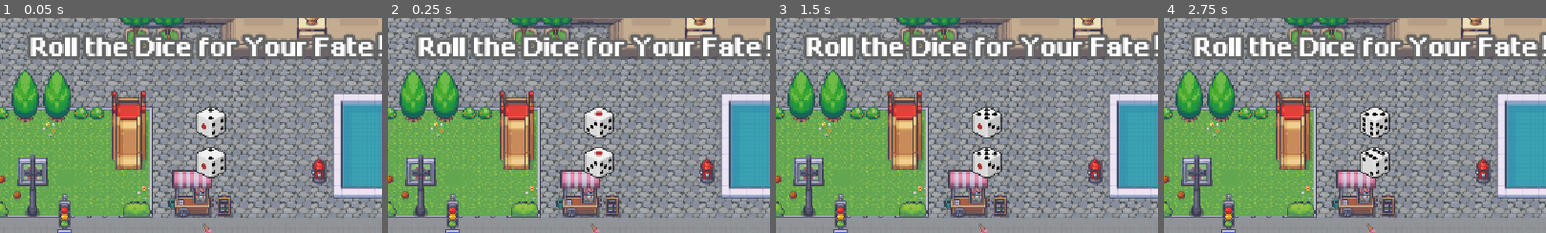
Above: before the commit, frames 1-4 (left to right).
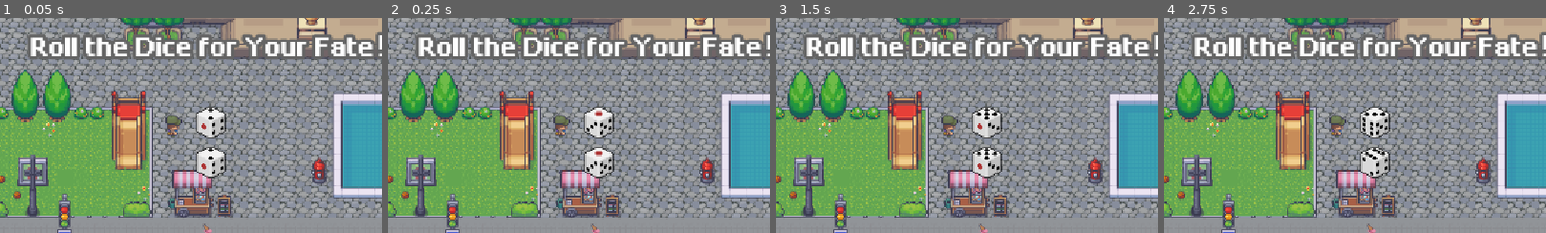
Above: after the commit, the same moments.

Repository: Riley1189/GameJam202508
Game: Godot game, scene res://Scenes/Game.tscn
Same seed, same stepped clock (60 frames per second), same inputs: the game is played once before the commit and once after it.
Inputs:
- Up to frame 1 (0.05 s): no input
- Up to frame 2 (0.25 s): no input
- Up to frame 3 (1.5 s): hold D (right1) 0.53-1.28 s; tap E (attack1) at 0.6, 1.35 s; hold S (down1) from 1.28 s (still down)
- Up to frame 4 (2.75 s): release S (down1) at 2.03 s; hold D (right1) from 2.03 s (still down); tap E (attack1) at 2.1 s
The pictures show only the part of the screen within x 22-72%, y 26-76%; the shares and areas given below are measured in that part.

The runs differ from the first frame. In frame 1, 0.3% of the frame differs, in the area x 43-58%, y 45-56%; in frame 2, 0.3%; in frame 3, 0.3%; in frame 4, 0.3%.

Commit message:
minor change, change player1 position, fix bug of invisible

Diff:
--- a/Scenes/Game.tscn
+++ b/Scenes/Game.tscn
@@ -16018,6 +16018,7 @@
 tile_set = ExtResource("1_2irst")
 
 [node name="Player1" parent="." instance=ExtResource("9_bf53h")]
+position = Vector2(-43, 0)
 
 [node name="CanvasLayer" type="CanvasLayer" parent="."]
 
--- a/Scripts/Player1.gd
+++ b/Scripts/Player1.gd
@@ -29,6 +29,8 @@
 var damage_effect: float=0.0#用于减少/增加伤害的 +暴击buff
 var defend_effect: float=0.0#用于减少/增加伤害的 -易伤buff
 
+#不太确定，要把死亡信息往上传
+signal died(who)
 
 
 # Called when the node enters the scene tree for the first time.
@@ -49,8 +51,9 @@
 			return
 
 		#movement
-		if not is_visible:
-			$AnimatedSprite2D.visible=is_visible
+		#if not is_visible:
+			#$AnimatedSprite2D.visible=is_visible
+		$AnimatedSprite2D.visible=is_visible
 		velocity=Input.get_vector("left1","right1","up1","down1")*move_speed*(1+speed_effect)
 		if !can_left and velocity.x<0:
 			velocity.x=0
@@ -122,7 +125,7 @@
 
 
 func game_over():
-	is_game_over=true
+	#is_game_over=true
 	animator.play("Game_over")
 	await get_tree().create_timer(3).timeout
 	#get_tree().reload_current_scene()
@@ -137,3 +140,5 @@
 		#get_tree().current_scene.add_child(bullet_node
 
 #func current_tool.destroy() → current_tool = null
+#用于扣除伤害的
+#func apply_damage()
